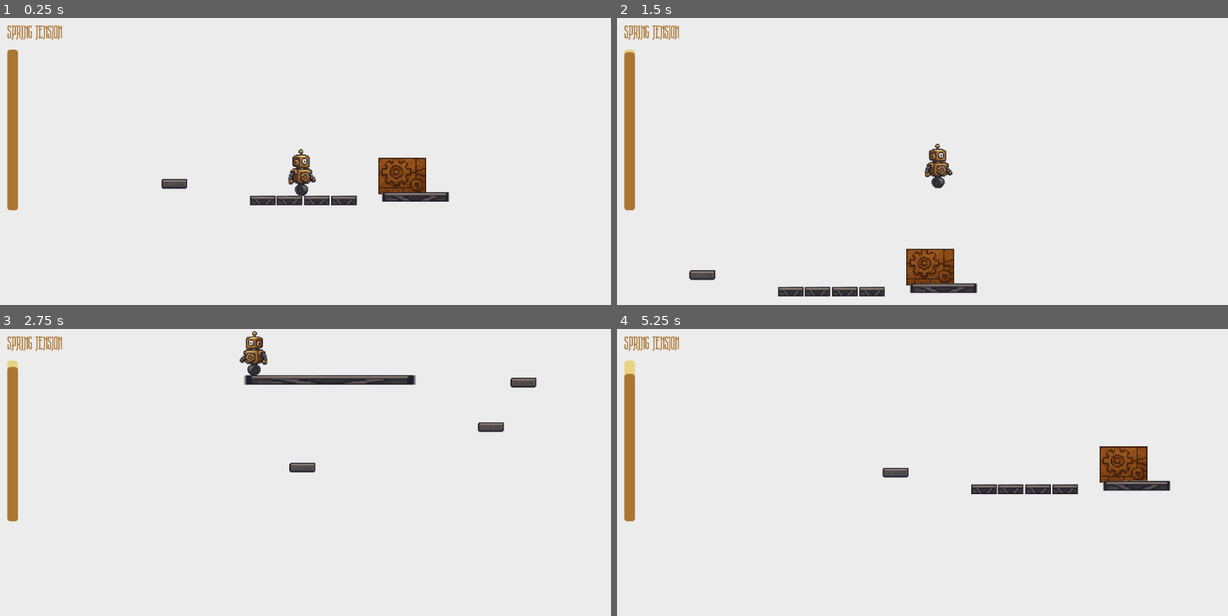
Above: before the commit, frames 1-4 (two rows, left to right).
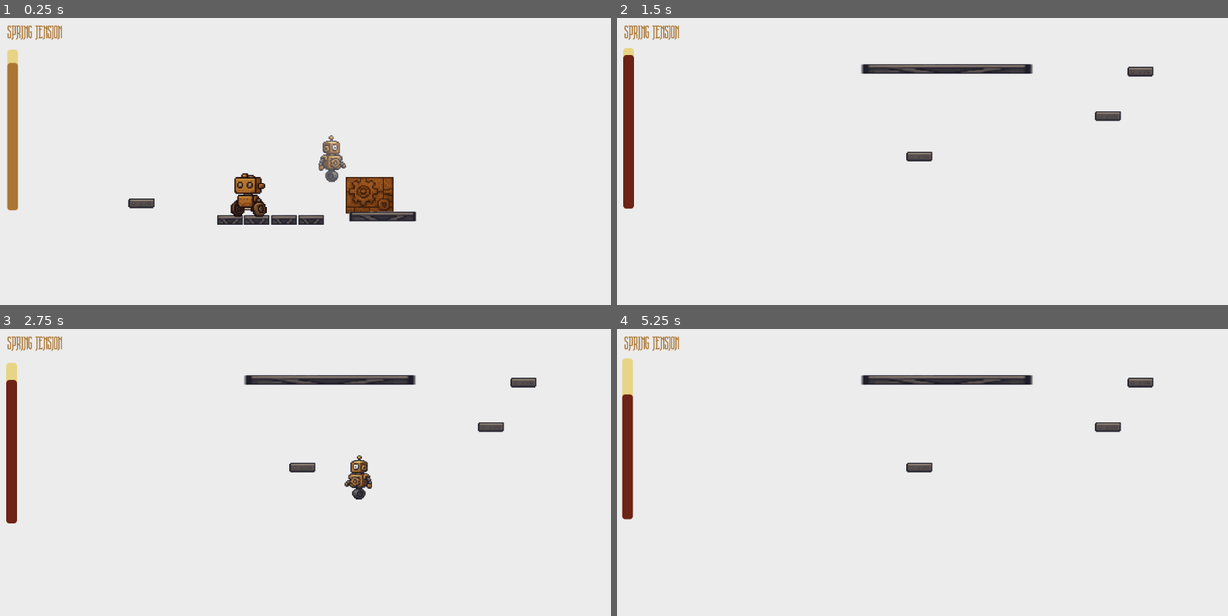
Above: after the commit, the same moments.

Repository: M1rceaDogaru/wound-up
Game: Godot game, scene res://game/game.tscn
The game is run twice, just before and just after one commit, with the same random seed, the same clock (stepped at 60 frames per second) and the same inputs.
Inputs:
- Up to frame 1 (0.25 s): no input
- Up to frame 2 (1.5 s): tap F (spring_rewind) at 0.5 s; hold D (move_right) from 0.53 s (still down); tap O (overwind) at 0.6 s; tap W (jump) at 0.77 s; tap R (rewind) at 1.35 s
- Up to frame 3 (2.75 s): tap W (jump) at 1.52 s; release D (move_right) at 2.03 s; hold A (move_left) from 2.03 s (still down); tap O (overwind) at 2.1 s
- Up to frame 4 (5.25 s): release A (move_left) at 2.78 s; hold D (move_right) 2.78-4.28 s; tap R (rewind) at 2.85, 4.35 s; tap W (jump) at 3.02, 3.77, 4.52 s; tap O (overwind) at 3.6, 5.1 s; hold A (move_left) 4.28-5.03 s; tap Space at 5 s; hold D (move_right) from 5.03 s (still down)

The runs differ from the first frame. In frame 1, 5.4% of the frame differs, in the area x 1-74%, y 11-73%; in frame 2, 5.1%; in frame 3, 1.9%; in frame 4, 4.8%.

Commit message:
Add enemy damage indicator

Diff:
--- a/src/enemies/sentinel.gd
+++ b/src/enemies/sentinel.gd
@@ -4,12 +4,20 @@
 @export var stomp_bounce_force: float = -500.0 # The upward force applied to the player
 
 @onready var stomp_area = $StompArea
+@onready var sprite = $Sprite2D
+
+var invulnerability_tween: Tween
+var is_invulnerable = false
 
 func _ready():
 	# Connect the area's signal to a function
 	stomp_area.body_entered.connect(_on_stomp_area_body_entered)
 
 func take_damage(source):
+	if is_invulnerable:
+		return
+
+	start_invulnerability()
 	health -= 1
 	if health <= 0:
 		die()
@@ -32,3 +40,21 @@
 func _on_body_entered(body: Node2D) -> void:
 	if body.is_in_group("player"):
 		body.take_damage(global_position)
+
+func start_invulnerability():
+	is_invulnerable = true
+	$InvulnerabilityTimer.start()
+
+	# Create a blinking effect by modulating the sprite's alpha
+	invulnerability_tween = create_tween()
+	invulnerability_tween.set_loops() # Loop until manually killed
+	invulnerability_tween.tween_property(sprite, "modulate:a", 0.3, 0.1) # Fade out
+	invulnerability_tween.tween_property(sprite, "modulate:a", 1.0, 0.1) # Fade in
+	# This tween will loop until we kill it in _on_invulnerability_timer_timeout
+
+func _on_invulnerability_timer_timeout() -> void:
+	if invulnerability_tween:
+		sprite.modulate.a = 1.0
+		invulnerability_tween.kill()
+		invulnerability_tween = null
+		is_invulnerable = false
--- a/src/enemies/sentinel.tscn
+++ b/src/enemies/sentinel.tscn
@@ -26,4 +26,7 @@
 position = Vector2(-1, -309)
 shape = SubResource("RectangleShape2D_o46ac")
 
+[node name="InvulnerabilityTimer" type="Timer" parent="."]
+
 [connection signal="body_entered" from="." to="." method="_on_body_entered"]
+[connection signal="timeout" from="InvulnerabilityTimer" to="." method="_on_invulnerability_timer_timeout"]
--- a/src/enemies/walking_bot.gd
+++ b/src/enemies/walking_bot.gd
@@ -4,12 +4,20 @@
 @export var stomp_bounce_force: float = -300.0 # The upward force applied to the player
 
 @onready var stomp_area = $StompArea
+@onready var sprite = $Sprite2D
+
+var invulnerability_tween: Tween
+var is_invulnerable = false
 
 func _ready():
 	# Connect the area's signal to a function
 	stomp_area.body_entered.connect(_on_stomp_area_body_entered)
 
 func take_damage(source):
+	if is_invulnerable:
+		return
+
+	start_invulnerability()
 	health -= 1
 	if health <= 0:
 		die()
@@ -32,3 +40,21 @@
 func _on_body_entered(body: Node2D) -> void:
 	if body.is_in_group("player"):
 		body.take_damage(global_position)
+
+func start_invulnerability():
+	is_invulnerable = true
+	$InvulnerabilityTimer.start()
+
+	# Create a blinking effect by modulating the sprite's alpha
+	invulnerability_tween = create_tween()
+	invulnerability_tween.set_loops() # Loop until manually killed
+	invulnerability_tween.tween_property(sprite, "modulate:a", 0.3, 0.1) # Fade out
+	invulnerability_tween.tween_property(sprite, "modulate:a", 1.0, 0.1) # Fade in
+	# This tween will loop until we kill it in _on_invulnerability_timer_timeout
+
+func _on_invulnerability_timer_timeout() -> void:
+	if invulnerability_tween:
+		sprite.modulate.a = 1.0
+		invulnerability_tween.kill()
+		invulnerability_tween = null
+		is_invulnerable = false
--- a/src/enemies/walking_bot.tscn
+++ b/src/enemies/walking_bot.tscn
@@ -7,7 +7,7 @@
 size = Vector2(97, 107)
 
 [sub_resource type="RectangleShape2D" id="RectangleShape2D_rgmjv"]
-size = Vector2(49, 32)
+size = Vector2(75, 32)
 
 [node name="WalkingBot" type="Area2D" groups=["enemies"]]
 script = ExtResource("1_f44cm")
@@ -26,7 +26,10 @@
 [node name="StompArea" type="Area2D" parent="."]
 
 [node name="CollisionShape2D" type="CollisionShape2D" parent="StompArea"]
-position = Vector2(-0.5, -127)
+position = Vector2(-1.5, -127)
 shape = SubResource("RectangleShape2D_rgmjv")
 
+[node name="InvulnerabilityTimer" type="Timer" parent="."]
+
 [connection signal="body_entered" from="." to="." method="_on_body_entered"]
+[connection signal="timeout" from="InvulnerabilityTimer" to="." method="_on_invulnerability_timer_timeout"]
--- a/src/maps/start.tscn
+++ b/src/maps/start.tscn
@@ -1,10 +1,11 @@
-[gd_scene load_steps=9 format=3 uid="uid://dxvpd37mhwkjm"]
+[gd_scene load_steps=10 format=3 uid="uid://dxvpd37mhwkjm"]
 
 [ext_resource type="PackedScene" uid="uid://bv1v81aa2q4gw" path="res://map/map.tscn" id="1_txpt3"]
 [ext_resource type="PackedScene" uid="uid://bin6wnaw5ta86" path="res://map/transition.tscn" id="2_u2sb3"]
 [ext_resource type="PackedScene" uid="uid://40nlohv2xows" path="res://test/platform.tscn" id="3_mjb1c"]
 [ext_resource type="PackedScene" uid="uid://ccv662yvydwpx" path="res://map/moving_platform.tscn" id="4_u2sb3"]
 [ext_resource type="PackedScene" uid="uid://dqbp08kwhxyoe" path="res://map/rewind_station.tscn" id="5_mjb1c"]
+[ext_resource type="PackedScene" uid="uid://c1txrvlq3wtq1" path="res://enemies/walking_bot.tscn" id="6_vhhta"]
 
 [sub_resource type="Animation" id="Animation_mjb1c"]
 length = 0.001
@@ -84,3 +85,7 @@
 
 [node name="RewindStation" parent="." index="5" instance=ExtResource("5_mjb1c")]
 position = Vector2(945, 575)
+
+[node name="WalkingBot" parent="." index="6" instance=ExtResource("6_vhhta")]
+position = Vector2(495, 585)
+health = 5
